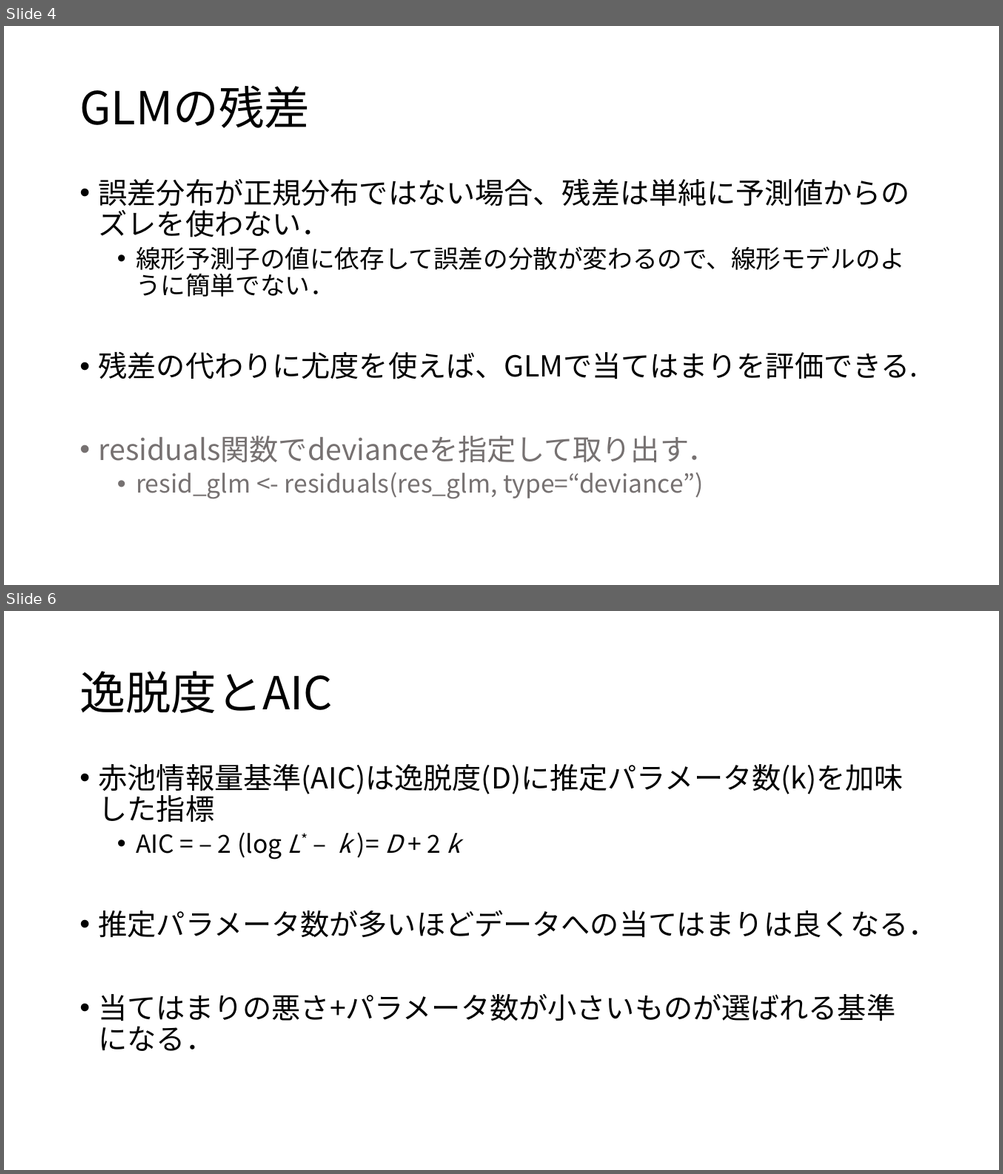
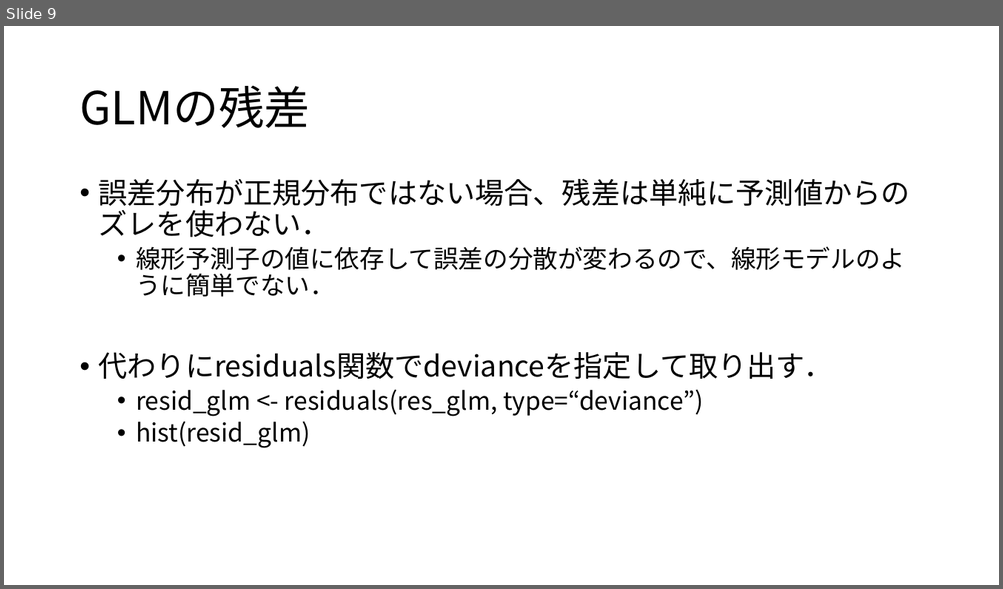
Before and after one commit to KoHMB/Shigen_kensyu_FRA, a slide deck: R/スライド/第25回.pptx. Shown one above the other, each under a label of ours: slides 4 and 6 before the commit, slide 9 after it; the slides between them are not shown. The pictures are 1003x1174 and 1003x589 pixels, drawn with LibreOffice and Linux fonts; fonts in the diff are those of the drawing. Boxes give left, top, right and bottom in pixels: in the first picture for what was removed or moved away, otherwise in the second. Text is boxed around its words. In the diff, an @@ line names an element or a change of style, - is before the commit and + after.

```diff
--- a/R/スライド/第25回.pptx
+++ b/R/スライド/第25回.pptx
@@ slide 6 removed at <box>4,611,999,1170</box>, background #FFFFFF @@
@@ title removed at <box>79,671,332,713</box> @@
-逸脱度とAIC
@@ text removed at <box>99,764,937,1051</box> @@
-• 赤池情報量基準(AIC)は逸脱度(D)に推定パラメータ数(k)を加味した指標
-  • AIC = – 2 (log L* – k )= D + 2 k
-• 推定パラメータ数が多いほどデータへの当てはまりは良くなる．
-• 当てはまりの悪さ+パラメータ数が小さいものが選ばれる基準になる．
@@ what was slide 4 is now slide 9 @@
@@ slide 9 changed as well @@
@@ text at <box>99,352,833,380</box>: text changed @@
-• 残差の代わりに尤度を使えば、GLMで当てはまりを評価できる.
-• residuals関数でdevianceを指定して取り出す．
+• 代わりにresiduals関数でdevianceを指定して取り出す．
@@ text at <box>136,389,703,417</box>: text colour #767171 to #000000 in "resid_glm <- residuals(res_glm, type=“deviance”)" @@
@@ text at <box>136,421,310,449</box>: paragraph added @@
+  • hist(resid_glm)
```
Also in this commit, not shown: 3 other slides changed, 7 slides added, 3 other slides removed, 12 other files.
